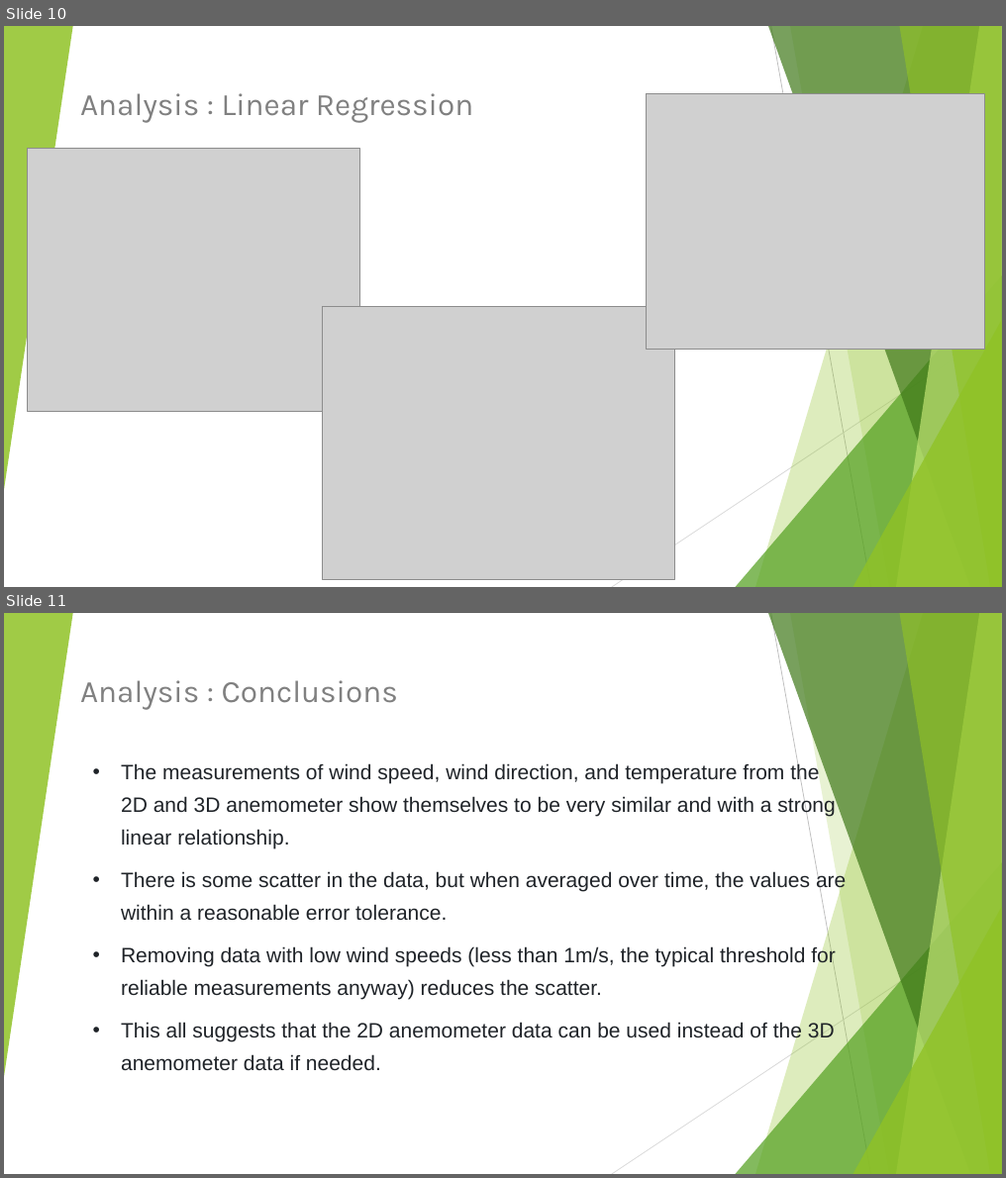
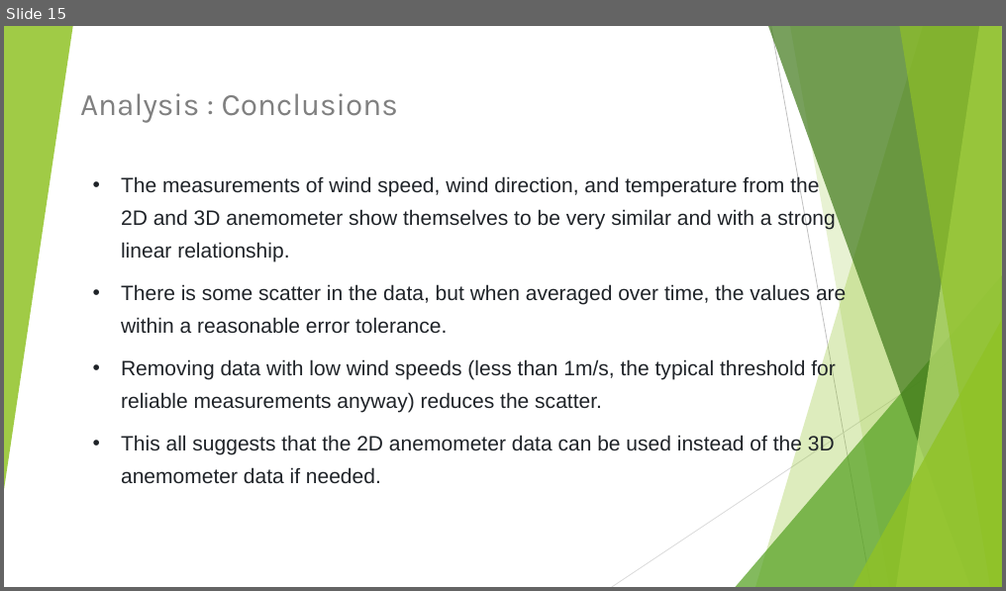
Before and after one commit to sabegg2/Project3, a slide deck: presentation/Project3PowerPoint.pptx. Shown one above the other, each under a label of ours: slides 10 and 11 before the commit, slide 15 after it. The pictures are 1006x1178 and 1006x591 pixels, drawn with LibreOffice and Linux fonts; fonts in the diff are those of the drawing; grey boxes stand for pictures; background and template pictures are left out. Boxes give left, top, right and bottom in pixels: in the first picture for what was removed or moved away, otherwise in the second. Text is boxed around its words. In the diff, an @@ line names an element or a change of style, - is before the commit and + after.

```diff
--- a/presentation/Project3PowerPoint.pptx
+++ b/presentation/Project3PowerPoint.pptx
@@ slide 10 removed at [4, 26, 1002, 587], background picture (left out); not listed: 10 template elements that a slide beside it also shows @@
@@ subtitle removed at [80, 93, 473, 123] @@
-Analysis : Linear Regression
@@ picture removed at [647, 94, 985, 349] @@
@@ picture removed at [27, 149, 360, 411] @@
@@ picture removed at [322, 307, 675, 580] @@
@@ what was slide 11 is now slide 15 @@
```
Also in this commit, not shown: 1 slide changed, 5 slides added, 1 other file.
